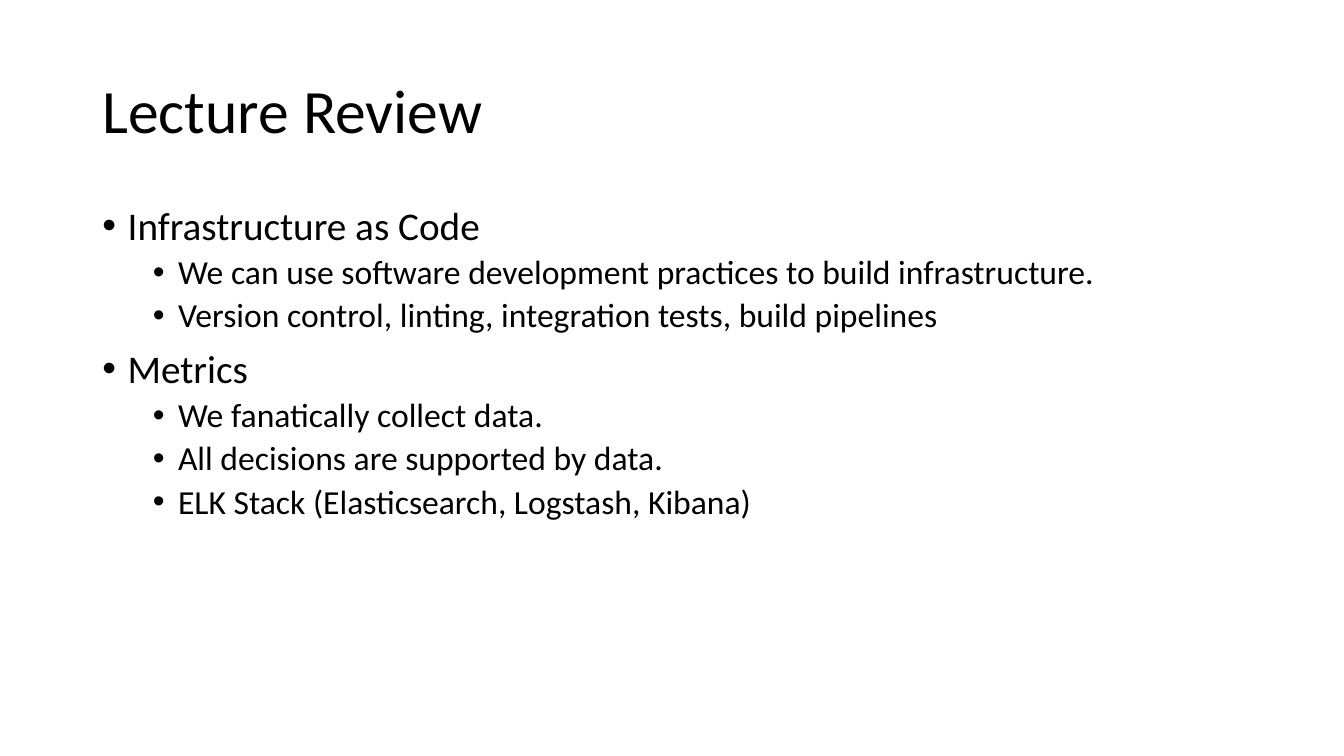
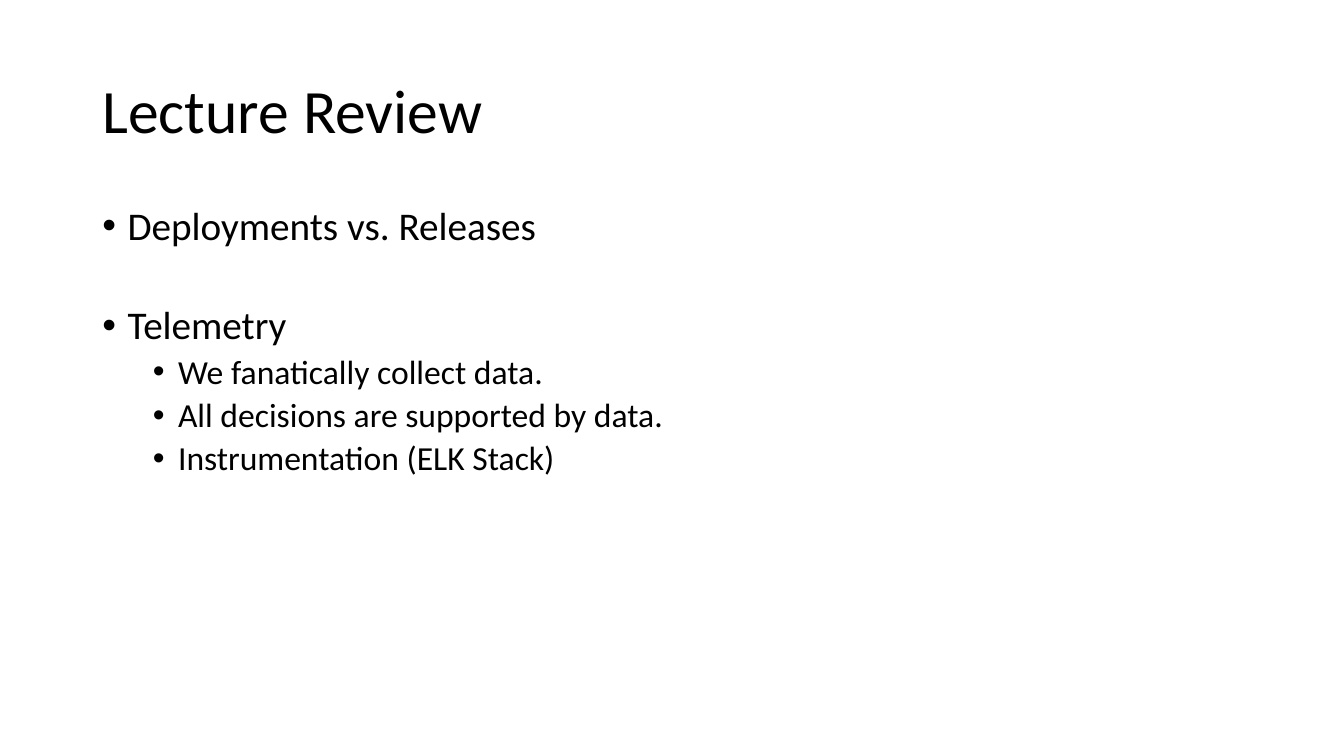
Before and after one commit to jasondbaker/infrastructure-class, a slide deck: slide 7 of review/lecture-review-week-6.pptx (slide 8 before the commit). Drawn at 1344x756 pixels with LibreOffice and Linux fonts; fonts in the diff are those of the drawing. Boxes give left, top, right and bottom in pixels: in the first picture for what was removed or moved away, otherwise in the second. Text is boxed around its words. In the diff, an @@ line names an element or a change of style, - is before the commit and + after.

Commit message:
update all lecture review presentations

```diff
--- a/review/lecture-review-week-6.pptx
+++ b/review/lecture-review-week-6.pptx
@@ text at box(128, 212, 536, 346): text changed; size 24 to 28 pt @@
-• Infrastructure as Code
-  • We can use software development practices to build infrastructure.
-  • Version control, linting, integration tests, build pipelines
-• Metrics
+• Deployments vs. Releases
+• Telemetry
@@ text at box(178, 445, 554, 475): text changed @@
-  • ELK Stack (Elasticsearch, Logstash, Kibana)
+  • Instrumentation (ELK Stack)
```
Also in this commit, not shown: 5 other slides changed, 2 slides removed, 9 other files.
